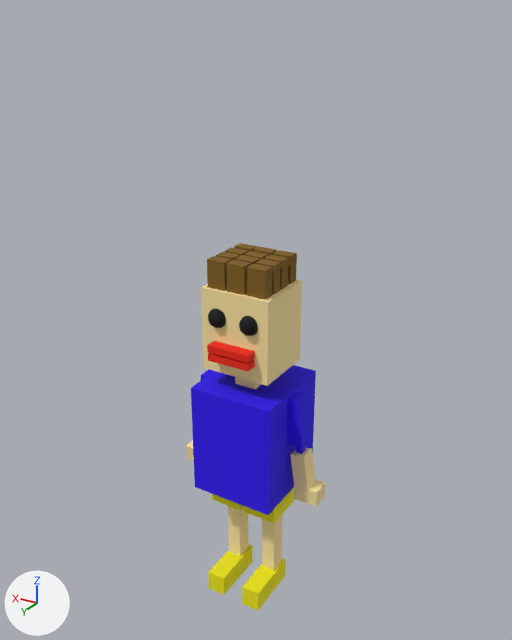
Renders of the FBX model GameTemplate/Game/Assets/modelData/Man/otoko.fbx from each side of a commit.
Before and after are seen from a camera (50 mm lens) standing at (-0.79, 2.59, 1.89) and looking at (0.8, -0.05, 0.57). Arrows for +X, +Y and +Z are at lower left; the lights stay in place. Where no turn or scale is listed for an object, it has been applied to the vertices.
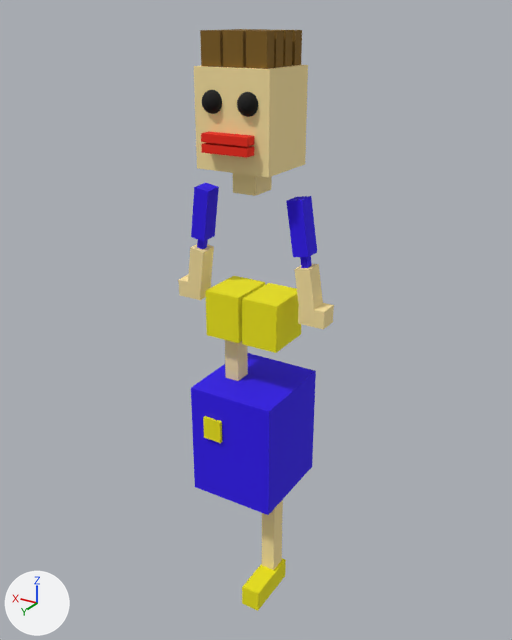
Location of each change, [x1, y1, x2, y2] in pixels of the pictures (512 x 640 px):
'Box001', moved
    before: [201, 279, 302, 386]
    after: [194, 65, 308, 177]
'Box012', moved
    before: [244, 487, 295, 523]
    after: [242, 283, 301, 353]
'Box014', moved
    before: [211, 493, 244, 511]
    after: [205, 276, 265, 343]
'Box021', moved
    before: [287, 392, 311, 447]
    after: [286, 196, 317, 257]
'Box022', moved
    before: [290, 447, 316, 500]
    after: [294, 264, 323, 323]
'Box037', moved
    before: [247, 264, 272, 300]
    after: [246, 31, 274, 69]
'Box013', moved
    before: [228, 506, 248, 556]
    after: [225, 340, 248, 381]
'Box016', moved
    before: [208, 544, 253, 595]
    after: [203, 416, 222, 443]
'Box035', moved
    before: [226, 260, 251, 295]
    after: [222, 30, 246, 68]
'Box036', moved
    before: [207, 256, 231, 291]
    after: [200, 30, 225, 67]
'Box018', moved
    before: [200, 369, 214, 381]
    after: [191, 183, 219, 242]
'Box009', moved
    before: [207, 341, 255, 363]
    after: [201, 132, 254, 147]
'Box019', moved (not visible before)
    after: [187, 244, 214, 298]
'Box008', moved
    before: [208, 353, 255, 371]
    after: [201, 143, 254, 158]
'Box010', moved
    before: [235, 377, 262, 389]
    after: [233, 173, 272, 196]
'Box025', moved
    before: [294, 480, 325, 507]
    after: [298, 303, 334, 329]
'Sphere002', moved
    before: [239, 316, 258, 336]
    after: [237, 92, 258, 117]
'Box031', moved
    before: [256, 259, 280, 295]
    after: [257, 30, 284, 68]
'Box034', moved
    before: [273, 250, 297, 284]
    after: [292, 30, 302, 66]
'Sphere001', moved
    before: [208, 308, 226, 328]
    after: [202, 90, 222, 114]
'Box028', moved
    before: [264, 255, 288, 290]
    after: [281, 30, 293, 67]
'Box038', moved
    before: [186, 440, 194, 461]
    after: [178, 274, 211, 300]
'Box023', moved
    before: [296, 445, 306, 454]
    after: [300, 256, 312, 268]
'Box029', moved
    before: [235, 255, 260, 265]
    after: [244, 30, 257, 31]
'Box033', moved
    before: [234, 243, 257, 252]
    after: [232, 29, 257, 30]
'Box032', moved (not visible afterwards)
    before: [253, 246, 276, 256]
'Box026', moved (not visible afterwards)
    before: [244, 251, 268, 260]
'Box030', moved (not visible afterwards)
    before: [216, 252, 240, 261]
'Box027', moved (not visible afterwards)
    before: [225, 247, 248, 256]
'Box020', moved (not visible before)
    after: [197, 240, 208, 249]

What changed in the scene script:
```text
Change ob_box019:
    ob_box019.location: (1.077, 0.04, -0.156) -> (1.077, 0.04, 0.78)
Change ob_box037:
    ob_box037.location: (0.683, 0.113, 0.719) -> (0.683, 0.113, 1.655)
Change ob_box001:
    ob_box001.location: (0.788, 0.002, 0.365) -> (0.788, 0.002, 1.302)
Change ob_box010:
    ob_box010.location: (0.784, -0.063, 0.335) -> (0.784, -0.063, 1.271)
Change ob_box030:
    ob_box030.location: (0.892, 0.04, 0.719) -> (0.892, 0.04, 1.655)
Change ob_box032:
    ob_box032.location: (0.788, -0.112, 0.719) -> (0.788, -0.112, 1.655)
Change ob_box033:
    ob_box033.location: (0.892, -0.112, 0.719) -> (0.892, -0.112, 1.655)
Change ob_box022:
    ob_box022.location: (0.496, 0.045, -0.154) -> (0.496, 0.045, 0.782)
Change ob_box029:
    ob_box029.location: (0.788, 0.04, 0.719) -> (0.788, 0.04, 1.655)
Change ob_box026:
    ob_box026.location: (0.788, -0.032, 0.719) -> (0.788, -0.032, 1.655)
Change ob_box028:
    ob_box028.location: (0.683, -0.032, 0.719) -> (0.683, -0.032, 1.655)
Change ob_box013:
    ob_box013.location: (0.878, 0.045, -0.6) -> (0.878, 0.045, 0.337)
Change ob_box020:
    ob_box020.location: (1.055, 0.023, -0.014) -> (1.055, 0.023, 0.922)
Change ob_box034:
    ob_box034.location: (0.683, -0.112, 0.719) -> (0.683, -0.112, 1.655)
Change ob_box016:
    ob_box016.location: (0.873, 0.087, -0.901) -> (0.873, 0.087, 0.035)
Change ob_box023:
    ob_box023.location: (0.518, 0.021, -0.013) -> (0.518, 0.021, 0.923)
Change ob_box035:
    ob_box035.location: (0.788, 0.113, 0.719) -> (0.788, 0.113, 1.655)
Change ob_box014:
    ob_box014.location: (0.878, 0.118, -0.308) -> (0.878, 0.118, 0.628)
Change ob_box027:
    ob_box027.location: (0.892, -0.032, 0.719) -> (0.892, -0.032, 1.655)
Change ob_box036:
    ob_box036.location: (0.892, 0.113, 0.719) -> (0.892, 0.113, 1.655)
Change ob_box031:
    ob_box031.location: (0.683, 0.04, 0.719) -> (0.683, 0.04, 1.655)
Change ob_box008:
    ob_box008.location: (0.788, 0.164, 0.446) -> (0.788, 0.164, 1.382)
Change ob_box038:
    ob_box038.location: (1.119, -0.059, -0.245) -> (1.119, -0.059, 0.691)
Change ob_sphere002:
    ob_sphere002.location: (0.709, 0.152, 0.639) -> (0.709, 0.152, 1.575)
Change ob_box012:
    ob_box012.location: (0.682, 0.118, -0.308) -> (0.682, 0.118, 0.628)
Change ob_box009:
    ob_box009.location: (0.788, 0.164, 0.487) -> (0.788, 0.164, 1.424)
Change ob_box025:
    ob_box025.location: (0.465, -0.049, -0.248) -> (0.465, -0.049, 0.688)
Change ob_sphere001:
    ob_sphere001.location: (0.876, 0.152, 0.639) -> (0.876, 0.152, 1.575)
Change ob_box018:
    ob_box018.location: (1.032, 0.055, 0.134) -> (1.032, 0.055, 1.07)
Change ob_box021:
    ob_box021.location: (0.541, 0.045, 0.136) -> (0.541, 0.045, 1.072)
```
